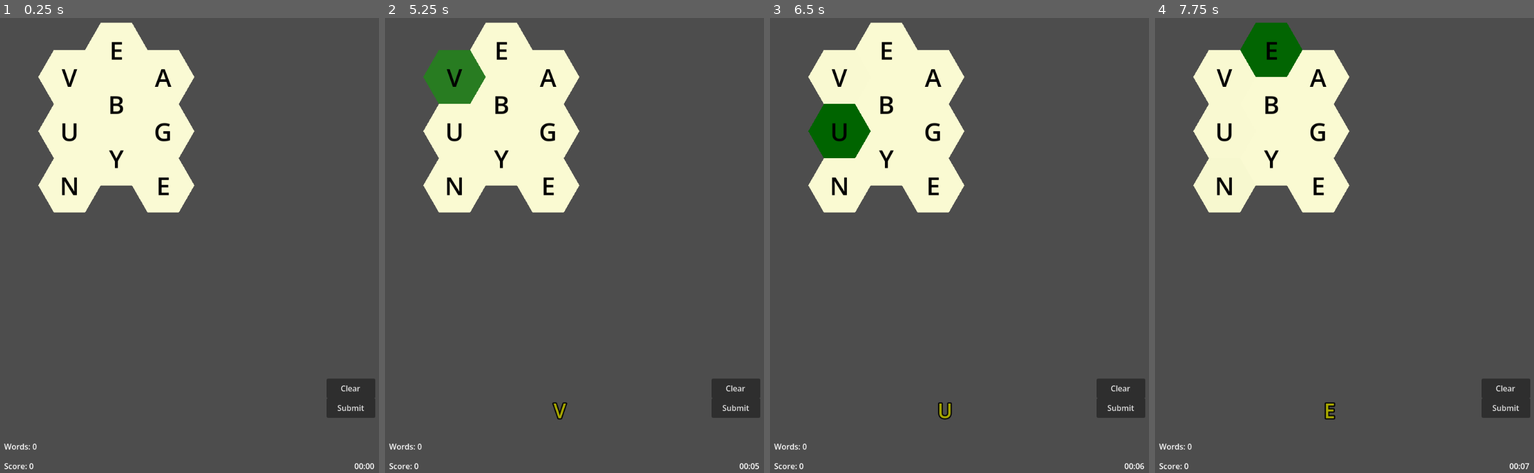
Above: before the commit, frames 1-4 (left to right).
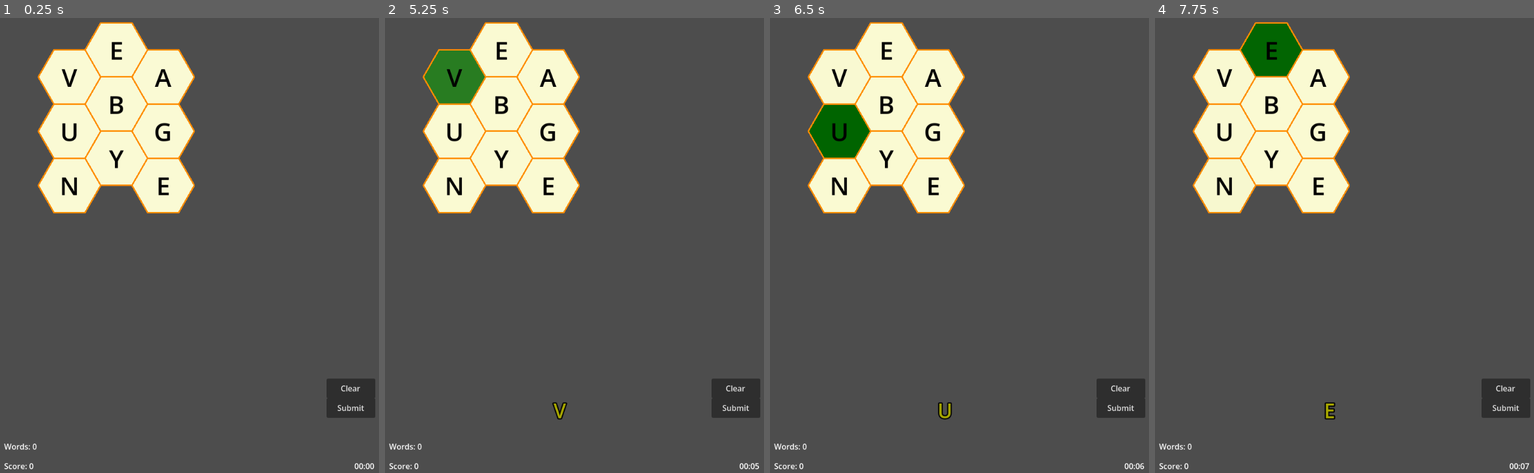
Above: after the commit, the same moments.

Repository: opensourceame/wb
Game: Godot game, scene res://scenes/Main.tscn
The game is run twice, just before and just after one commit, with the same random seed, the same clock (stepped at 60 frames per second) and the same inputs.
Inputs (mouse positions are in pixels of both pictures, inside the frame that each line leads up to):
- Up to frame 1 (0.25 s): no input
- Up to frame 2 (5.25 s): click "Submit" at 0.5 s; click "Clear" at 1.25 s; click "Submit" at 2 s; click "Clear" at 2.75 s; click "Submit" at 3.5 s; click "Clear" at 4.25 s; tap Enter (ui_accept) at 5 s; drag from (453, 77) to (502, 159) at 5.02 s
- Up to frame 3 (6.5 s): tap Enter (ui_accept) at 5.75 s; drag from (838, 131) to (887, 49) at 5.77 s
- Up to frame 4 (7.75 s): tap Enter (ui_accept) at 6.5, 7.25 s; move the mouse to (1223, 186) at 6.52 s; click (1223, 186) at 6.67 s; drag from (1272, 49) to (1223, 186) at 7.27 s

The runs differ from the first frame. In frame 1, 1.3% of the frame differs, in the area x 9-52%, y 0-44%; in frame 2, 1.3%; in frame 3, 1.3%; in frame 4, 1.3%.
Error before the commit: Invalid assignment of property or key 'width' with value of type 'float' on a base object of type 'Polygon2D'. (res://scripts/HexTile.gd:63)

Commit message:
animations

Diff:
--- a/scripts/HexTile.gd
+++ b/scripts/HexTile.gd
@@ -17,7 +17,7 @@
 
 var neighbours: Array = []
 var is_selected: bool = false
-var outline_color:    Color = Color.WHITE
+var outline_color:    Color = Color.DARK_ORANGE
 var current_state = State.IDLE
 	#set(value):
 		#if current_state != value:
@@ -28,7 +28,7 @@
 
 # Node references
 var filled_polygon: Polygon2D
-var outline_polygon: Polygon2D
+var outline_line: Line2D
 var letter_label: Label
 
 func _ready():
@@ -55,14 +55,24 @@
 	$CollisionArea.add_child(collision_poly)
 
 func create_outline_polygon():
-	pass
-	# create outline polygon
-	outline_polygon = Polygon2D.new()
-	outline_polygon.polygon = hex_points
-	outline_polygon.color = outline_color
-	outline_polygon.width = 3.0
-	outline_polygon.antialiased = true
-	add_child(outline_polygon)
+	# create outline using Line2D for proper polyline rendering
+	outline_line = Line2D.new()
+
+	# Create closed loop by adding first point at the end
+	var outline_points = hex_points.duplicate()
+	outline_points.append(hex_points[0])
+
+	outline_line.points = outline_points
+	outline_line.width = 3.0
+	outline_line.default_color = outline_color
+	outline_line.antialiased = true
+	outline_line.joint_mode = Line2D.LINE_JOINT_ROUND
+	#outline_line.cap_mode = Line2D.LINE_CAP_ROUND
+	add_child(outline_line)
+
+func set_validation_color(color: Color):
+	#validation_color = color
+	outline_line.default_color = color
 
 func create_letter_label():
 	# create label for letter
